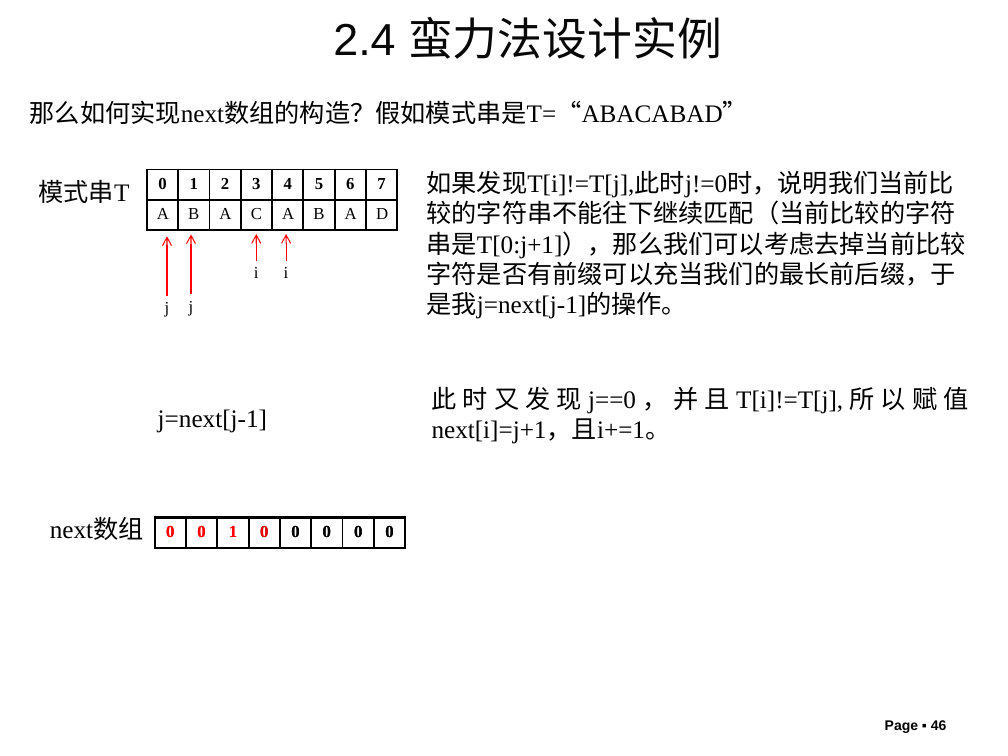
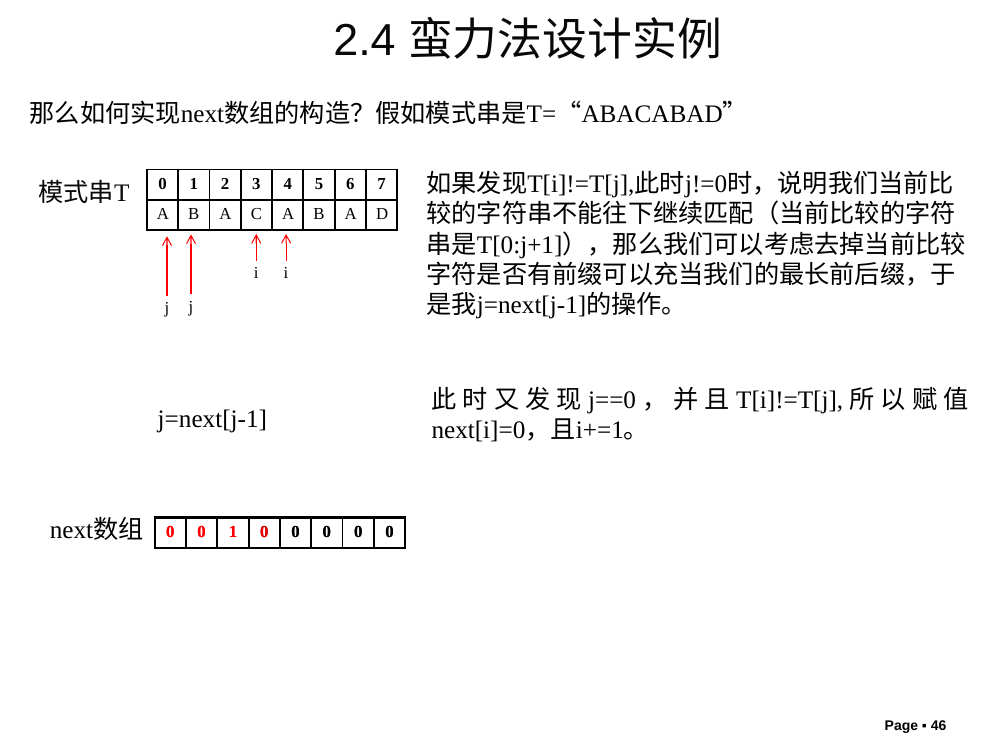
Before and after one commit to liutongling/DP, a slide deck: slide 46 of file/第2章 蛮力法.pptx. Drawn at 1008x756 pixels with LibreOffice and Linux fonts; fonts in the diff are those of the drawing; background and template pictures are left out. Boxes give left, top, right and bottom in pixels: in the first picture for what was removed or moved away, otherwise in the second. Text is boxed around its words. In the diff, an @@ line names an element or a change of style, - is before the commit and + after.

```diff
--- a/file/第2章 蛮力法.pptx
+++ b/file/第2章 蛮力法.pptx
@@ text at (432,386,968,442): text changed @@
-此时又发现j==0，并且T[i]!=T[j],所以赋值next[i]=j+1，且i+=1。
+此时又发现j==0，并且T[i]!=T[j],所以赋值next[i]=0，且i+=1。
```
Also in this commit, not shown: 2 other slides changed, 2 slides added, 2 other files.
